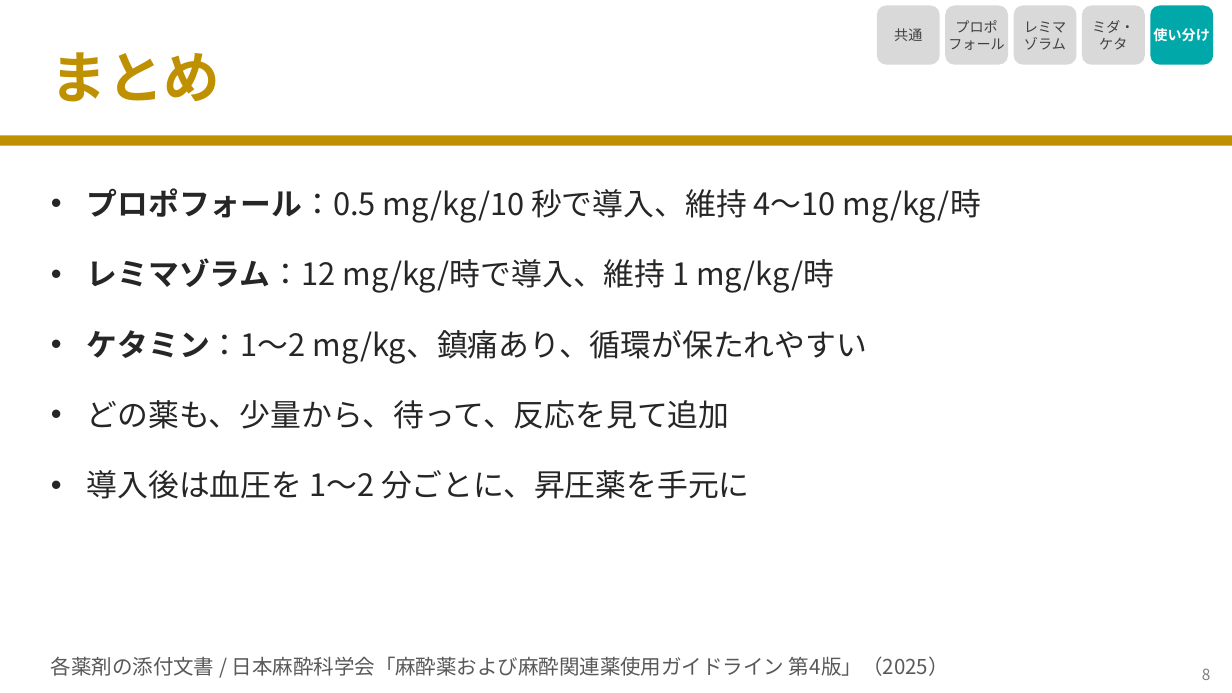
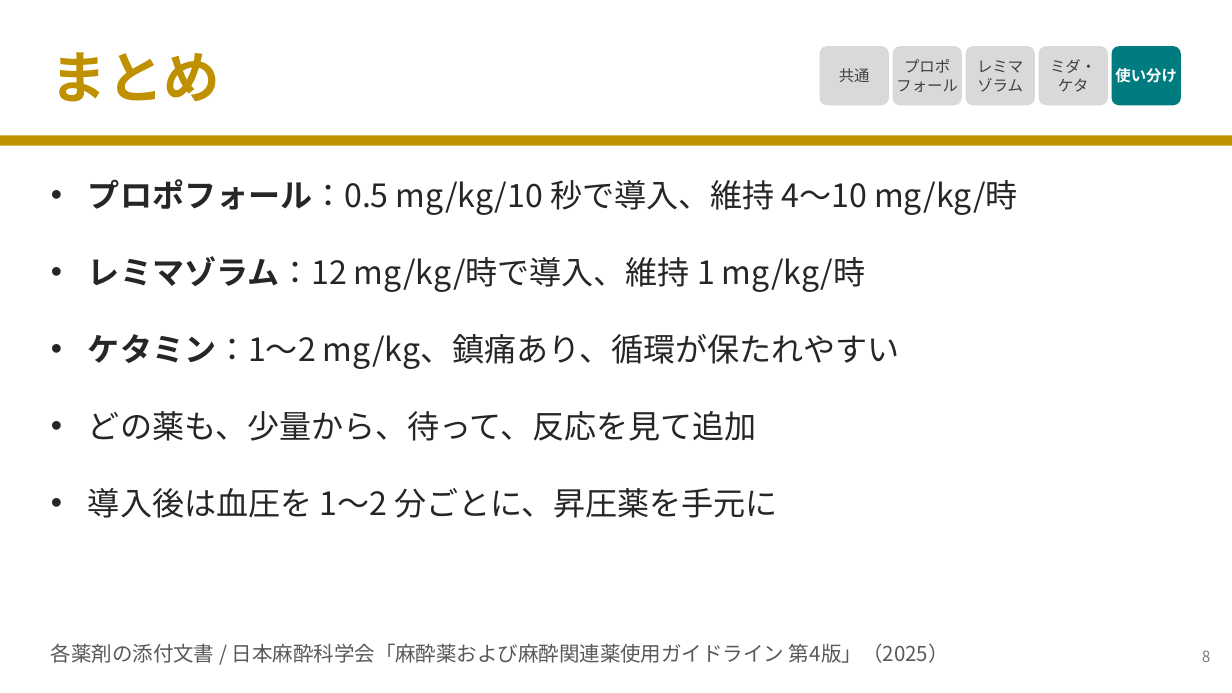
Before and after one commit to nobumitsu-3141/Anes-lecture, a slide deck: slide 9 of slides/3-2_iv_anesthetics/3-2_iv_anesthetics.pptx. Drawn at 1232x693 pixels with LibreOffice and Linux fonts; fonts in the diff are those of the drawing. Boxes give left, top, right and bottom in pixels: in the first picture for what was removed or moved away, otherwise in the second. Text is boxed around its words. In the diff, an @@ line names an element or a change of style, - is before the commit and + after.

```diff
--- a/slides/3-2_iv_anesthetics/3-2_iv_anesthetics.pptx
+++ b/slides/3-2_iv_anesthetics/3-2_iv_anesthetics.pptx
@@ size 11 to 12 pt; proportions changed in 4 elements at [1039,46,1108,105], [966,46,1035,105], [893,46,962,105], [820,46,889,105] @@
@@ rounded rectangle "共通": place and size @@
-rounded rectangle "共通" at [877,6,940,65]
+rounded rectangle "共通" at [820,46,889,105]
@@ rounded rectangle "プロポ": place and size @@
-rounded rectangle "プロポ" at [945,6,1008,65]
+rounded rectangle "プロポ" at [893,46,962,105]
@@ rounded rectangle "レミマ": place and size @@
-rounded rectangle "レミマ" at [1014,6,1077,65]
+rounded rectangle "レミマ" at [966,46,1035,105]
@@ rounded rectangle "ミダ・": place and size @@
-rounded rectangle "ミダ・" at [1082,6,1145,65]
+rounded rectangle "ミダ・" at [1039,46,1108,105]
@@ rounded rectangle "使い分け": place and size @@
-rounded rectangle "使い分け" at [1151,6,1214,65]
+rounded rectangle "使い分け" at [1112,46,1181,105]
@@ rounded rectangle "使い分け" at [1112,46,1181,105]: size 11 to 12 pt; fill #00A8AA to #007C80; proportions changed @@
@@ text "プロポフォール：0.5 mg/kg/10 秒で導入、維持 4〜10 mg/kg/時": place and size @@
-text "プロポフォール：0.5 mg/kg/10 秒で導入、維持 4〜10 mg/kg/時" at [87,188,981,499]
+text "プロポフォール：0.5 mg/kg/10 秒で導入、維持 4〜10 mg/kg/時" at [88,179,1018,518]
@@ text "プロポフォール：0.5 mg/kg/10 秒で導入、維持 4〜10 mg/kg/時" at [88,179,1018,518]: size 24 to 25 pt; indent changed; more space between paragraphs @@
@@ text "各薬剤の添付文書 / 日本麻酔科学会「麻酔薬および麻酔関連薬使用ガイドライン 第4版」（2025）": place and size @@
-text "各薬剤の添付文書 / 日本麻酔科学会「麻酔薬および麻酔関連薬使用ガイドライン 第4版」（2025）" at [51,656,949,676]
+text "各薬剤の添付文書 / 日本麻酔科学会「麻酔薬および麻酔関連薬使用ガイドライン 第4版」（2025）" at [51,643,949,663]
@@ text "8": place and size @@
-text "8" at [1202,668,1211,680]
+text "8" at [1202,650,1211,662]
```
Also in this commit, not shown: 7 other slides changed, 7 other files.
